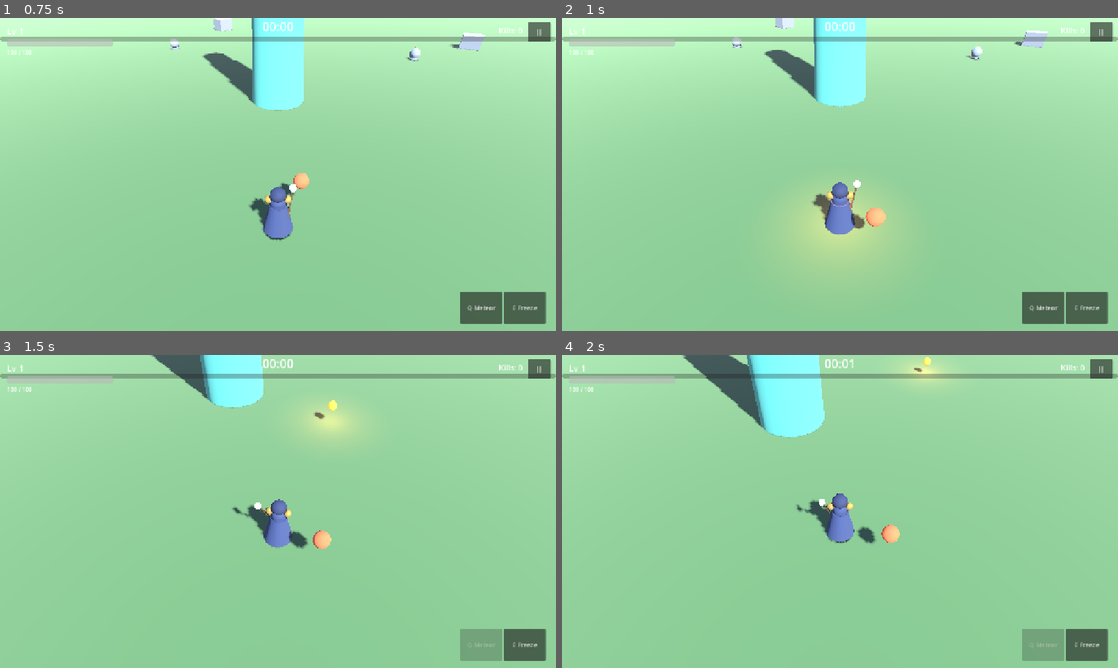
Above: before the commit, frames 1-4 (two rows, left to right).
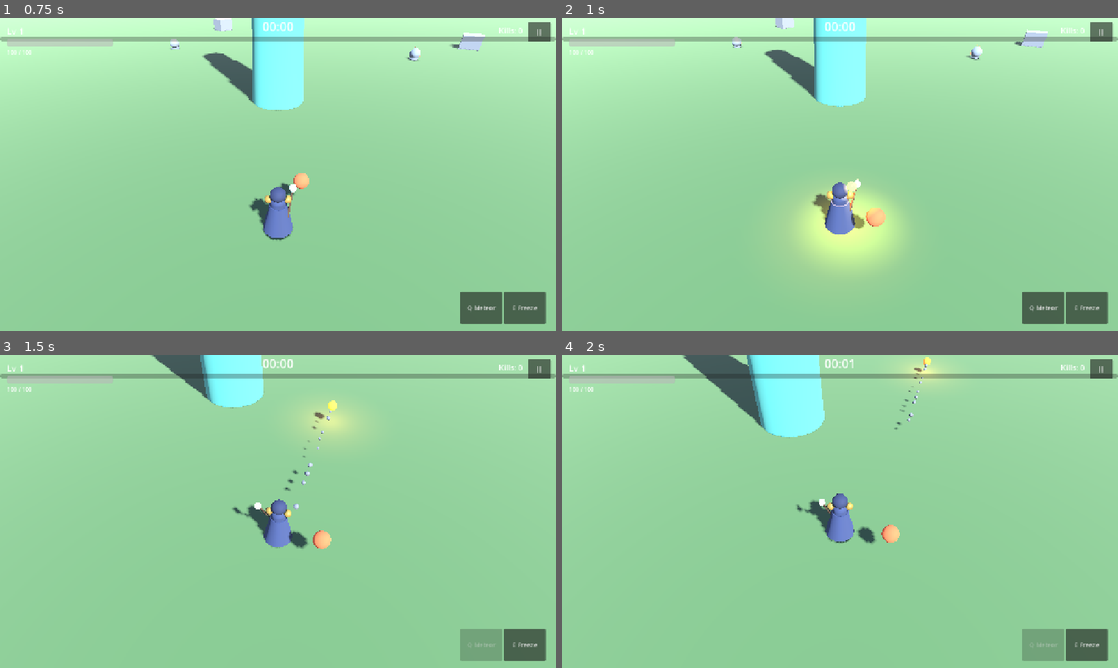
Above: after the commit, the same moments.

Repository: mohsen-niksirat/Horde_Survival_3D
Game: Godot game, scene res://scenes/bootstrap/Boot.tscn
Two runs of this game, one before a commit and one after it. Both use one fixed random seed, a clock stepped at 60 frames per second and the inputs below.
Inputs (mouse positions are in pixels of both pictures, inside the frame that each line leads up to):
- Up to frame 1 (0.75 s): click "PLAY" at 0.5 s
- Up to frame 2 (1 s): no input
- Up to frame 3 (1.5 s): tap Enter at 1.25 s; move the mouse to (305, 511) at 1.27 s; hold W (move_up) from 1.28 s (still down); tap Q (ability_1) at 1.35 s
- Up to frame 4 (2 s): keep holding W (move_up)

Frame 1 is identical in both runs. In frame 2, 1.8% of the frame differs, in the area x 44-60%, y 51-77%; in frame 3, 0.1%; in frame 4, less than 0.1%.

Commit message:
feat(V3): weapon firing visuals — muzzle flashes, per-weapon SFX, trails
- MuzzleFlash pooled VFX (light + tinted glow + forward spike) fires at
  the staff orb on every shot, tinted per weapon id (WEAPON_FLASH_COLORS)
- Distinct procedural fire SFX per weapon: fireball/hellfire (low saw),
  magic_missile/holy_bible (high sine), divine_spear (square), lightning
  (noise crack) — played via fire_weapon so every weapon type sounds
- Fireball: GPUParticles3D ember trail (budget 10, web-compatible) +
  flight flicker on the emission
- Magic Missile: capsule streak mesh along velocity + point light
- Divine Spear: warm point light while flying
- tests/test_v3_weapons.gd V3_WEAPONS_PASS (flash visible during fire,
  all 4 SFX tone caches populated, trail exists, pool firing intact);
  16-suite regression green

Diff:
--- /dev/null
+++ b/scenes/vfx/MuzzleFlash.tscn
@@ -0,0 +1,34 @@
+[gd_scene load_steps=6 format=3 uid="uid://muzzleflash001"]
+
+[ext_resource type="Script" path="res://scenes/vfx/muzzle_flash.gd" id="1"]
+
+[sub_resource type="SphereMesh" id="flash_mesh"]
+radius=0.14
+height=0.28
+
+[sub_resource type="StandardMaterial3D" id="flash_mat"]
+albedo_color=Color(1, 0.9, 0.5, 0.9)
+emission_enabled=true
+emission=Color(1, 0.85, 0.4, 1)
+emission_energy_multiplier=4.0
+transparency=1
+
+[sub_resource type="BoxMesh" id="spike_mesh"]
+size=Vector3(0.05, 0.05, 0.35)
+
+[node name="MuzzleFlash" type="Node3D"]
+script=ExtResource("1")
+
+[node name="Core" type="MeshInstance3D" parent="."]
+mesh=SubResource("flash_mesh")
+surface_material_override/0=SubResource("flash_mat")
+
+[node name="Light" type="OmniLight3D" parent="."]
+omni_range=3.0
+light_color=Color(1, 0.8, 0.4, 1)
+light_energy=3.0
+
+[node name="SpikeFwd" type="MeshInstance3D" parent="."]
+transform=Transform3D(1, 0, 0, 0, 1, 0, 0, 0, 1, 0, 0, -0.2)
+mesh=SubResource("spike_mesh")
+surface_material_override/0=SubResource("flash_mat")
--- /dev/null
+++ b/scenes/vfx/muzzle_flash.gd
@@ -0,0 +1,27 @@
+extends Node3D
+## MuzzleFlash VFX: quick light+glow burst at a weapon muzzle.
+## Pooled; faces the shot direction; self-hides after 0.12s.
+
+const LIFETIME := 0.12
+
+var _life: float = 0.0
+var _active: bool = false
+
+func trigger(pos: Vector3, dir: Vector3) -> void:
+	global_position = pos
+	if dir.length_squared() > 0.01:
+		look_at(pos + dir, Vector3.UP)
+	_life = 0.0
+	_active = true
+	visible = true
+
+func _process(delta: float) -> void:
+	if not _active:
+		return
+	_life += delta
+	var t := _life / LIFETIME
+	scale = Vector3.ONE * (1.0 + t * 1.5)
+	if _life > LIFETIME:
+		_active = false
+		visible = false
+		scale = Vector3.ONE
--- a/scenes/weapons/DivineSpearProjectile.tscn
+++ b/scenes/weapons/DivineSpearProjectile.tscn
@@ -38,3 +38,8 @@
 transform=Transform3D(1, 0, 0, 0, 0, -1, 0, 1, 0, 0, 0.9, 0)
 mesh=SubResource("tip")
 surface_material_override/0=SubResource("mat")
+
+[node name="Light" type="OmniLight3D" parent="."]
+omni_range=3.0
+light_color=Color(1, 0.85, 0.4, 1)
+light_energy=1.6
--- a/scenes/weapons/FireballProjectile.tscn
+++ b/scenes/weapons/FireballProjectile.tscn
@@ -14,6 +14,28 @@
 emission_enabled=true
 emission=Color(1, 0.42, 0.1, 1)
 emission_energy_multiplier=2.0
+
+[sub_resource type="ParticleProcessMaterial" id="trail_process"]
+direction=Vector3(0, 0, 0)
+spread=25.0
+initial_velocity_min=0.3
+initial_velocity_max=0.8
+gravity=Vector3(0, -1.5, 0)
+damping_min=1.0
+damping_max=2.0
+scale_min=0.6
+scale_max=1.4
+
+[sub_resource type="StandardMaterial3D" id="trail_mat"]
+albedo_color=Color(1, 0.5, 0.1, 0.7)
+emission_enabled=true
+emission=Color(1, 0.45, 0.1, 1)
+emission_energy_multiplier=1.6
+transparency=1
+
+[sub_resource type="SphereMesh" id="trail_mesh"]
+radius=0.08
+height=0.16
 
 [node name="FireballProjectile" type="Area3D"]
 collision_layer=4
@@ -32,3 +54,10 @@
 omni_range=4.0
 light_color=Color(1, 0.5, 0.15, 1)
 light_energy=1.5
+
+[node name="Trail" type="GPUParticles3D" parent="."]
+amount=10
+lifetime=0.45
+local_coords=false
+process_material=SubResource("trail_process")
+draw_pass_1=SubResource("trail_mesh")
--- a/scenes/weapons/MagicMissileProjectile.tscn
+++ b/scenes/weapons/MagicMissileProjectile.tscn
@@ -1,19 +1,19 @@
-[gd_scene load_steps=5 format=3 uid="uid://missile0000001"]
+[gd_scene load_steps=6 format=3 uid="uid://missile0000001"]
 
 [ext_resource type="Script" path="res://scenes/weapons/generic_projectile.gd" id="1"]
 
 [sub_resource type="SphereShape3D" id="shape"]
 radius=0.25
 
-[sub_resource type="SphereMesh" id="mesh"]
-radius=0.18
-height=0.36
+[sub_resource type="CapsuleMesh" id="mesh"]
+radius=0.12
+height=0.55
 
 [sub_resource type="StandardMaterial3D" id="mat"]
 albedo_color=Color(0.55, 0.75, 1, 1)
 emission_enabled=true
 emission=Color(0.5, 0.7, 1, 1)
-emission_energy_multiplier=1.8
+emission_energy_multiplier=2.4
 
 [node name="MagicMissileProjectile" type="Area3D"]
 collision_layer=4
@@ -25,5 +25,11 @@
 shape=SubResource("shape")
 
 [node name="Mesh" type="MeshInstance3D" parent="."]
+transform=Transform3D(1, 0, 0, 0, 0, -1, 0, 1, 0, 0, 0, 0)
 mesh=SubResource("mesh")
 surface_material_override/0=SubResource("mat")
+
+[node name="Light" type="OmniLight3D" parent="."]
+omni_range=2.5
+light_color=Color(0.5, 0.7, 1, 1)
+light_energy=1.2
--- a/scenes/weapons/fireball_projectile.gd
+++ b/scenes/weapons/fireball_projectile.gd
@@ -39,6 +39,10 @@
 		_deactivate()
 		return
 	global_position += _velocity * delta
+	# Flicker the glow while flying
+	var mat: StandardMaterial3D = ($Mesh as MeshInstance3D).get_surface_override_material(0)
+	if mat != null:
+		mat.emission_energy_multiplier = 2.0 + sin(_life * 30.0) * 0.5
 	# Despawn outside arena
 	if absf(global_position.x) > 62.0 or absf(global_position.z) > 62.0:
 		_deactivate()
--- a/scripts/weapons/weapon_controller.gd
+++ b/scripts/weapons/weapon_controller.gd
@@ -5,7 +5,20 @@
 const SCENE_MAGIC_MISSILE := "res://scenes/weapons/MagicMissileProjectile.tscn"
 const SCENE_SPEAR := "res://scenes/weapons/DivineSpearProjectile.tscn"
 const SCENE_LIGHTNING_VFX := "res://scenes/weapons/LightningStrike.tscn"
+const SCENE_MUZZLE_FLASH := "res://scenes/vfx/MuzzleFlash.tscn"
 const LIGHTNING_VFX_POOL := 6
+const MUZZLE_POOL := 4
+## Muzzle position relative to the player (staff orb height)
+const MUZZLE_HEIGHT := 1.2
+## Visual color per weapon id (flash tint)
+const WEAPON_FLASH_COLORS := {
+	"fireball": Color(1.0, 0.5, 0.15),
+	"magic_missile": Color(0.55, 0.75, 1.0),
+	"holy_bible": Color(1.0, 0.9, 0.4),
+	"divine_spear": Color(1.0, 0.85, 0.4),
+	"lightning": Color(0.65, 0.8, 1.0),
+	"hellfire": Color(1.0, 0.35, 0.1),
+}
 
 var weapons: Array = []
 
@@ -15,6 +28,8 @@
 var _orbit_root: Node3D
 var _lightning_pool: Array = []
 var _lightning_idx: int = 0
+var _muzzle_pool: Array = []
+var _muzzle_idx: int = 0
 
 func setup(player: CharacterBody3D, enemy_manager: Node, projectile_root: Node3D) -> void:
 	_player = player
@@ -32,6 +47,12 @@
 		vfx.visible = false
 		_projectile_root.add_child(vfx)
 		_lightning_pool.append(vfx)
+	var flash_scene: PackedScene = load(SCENE_MUZZLE_FLASH)
+	for i in range(MUZZLE_POOL):
+		var flash := flash_scene.instantiate()
+		flash.visible = false
+		_projectile_root.add_child(flash)
+		_muzzle_pool.append(flash)
 
 func add_weapon(weapon_data: WeaponData) -> void:
 	var inst := WeaponInstance.new()
@@ -67,6 +88,7 @@
 			pass  # handled by orbit node
 		_:
 			_fire_projectile(weapon, player, target)
+	_play_fire_sfx(weapon.data.id)
 
 func _fire_projectile(weapon: WeaponInstance, player: Node3D, target: Node3D) -> void:
 	_spawn_projectile(weapon, player, target, weapon.data.projectile_scene)
@@ -76,15 +98,15 @@
 
 func _spawn_projectile(weapon: WeaponInstance, player: Node3D, target: Node3D, scene_path: String) -> void:
 	var count := weapon.get_projectile_count()
-	var spawn_pos := player.global_position + Vector3(0, 1.2, 0)
+	var spawn_pos := player.global_position + Vector3(0, MUZZLE_HEIGHT, 0)
 	var might: float = player.get_stat("might")
 	var area_mult: float = player.get_stat("area_mult")
 	var pool_manager: Node = get_node("/root/PoolManager")
+	var aim := target.global_position + Vector3(0, 0.5, 0) - spawn_pos
 	for i in range(count):
 		var proj: Node3D = pool_manager.acquire(scene_path)
 		pool_manager.tag(proj, scene_path)
 		_projectile_root.add_child(proj)
-		var aim := target.global_position + Vector3(0, 0.5, 0) - spawn_pos
 		if i > 0:
 			var spread := deg_to_rad(8.0 * i) * (1 if i % 2 == 1 else -1)
 			aim = aim.rotated(Vector3.UP, spread)
@@ -105,7 +127,37 @@
 			)
 			if proj is Area3D:
 				proj.rotation.y = atan2(aim.x, aim.z)
+	_muzzle_flash(player, aim.normalized(), weapon.data.id)
 	PerformanceManager.active_projectiles = _projectile_root.get_child_count()
+
+## Quick light burst at the staff orb, tinted per weapon.
+func _muzzle_flash(player: Node3D, dir: Vector3, weapon_id: String) -> void:
+	if _muzzle_pool.is_empty():
+		return
+	var flash: Node3D = _muzzle_pool[_muzzle_idx]
+	_muzzle_idx = (_muzzle_idx + 1) % _muzzle_pool.size()
+	flash.global_position = player.global_position + Vector3(0.38, MUZZLE_HEIGHT + 0.55, 0)
+	flash.trigger(flash.global_position, dir)
+	var tint: Color = WEAPON_FLASH_COLORS.get(weapon_id, Color(1, 0.9, 0.5))
+	var core: MeshInstance3D = flash.get_node_or_null("Core")
+	if core != null and core.get_surface_override_material(0) != null:
+		var mat: StandardMaterial3D = core.get_surface_override_material(0)
+		mat.albedo_color = Color(tint.r, tint.g, tint.b, 0.9)
+		mat.emission = tint
+
+## Distinct fire sound per weapon id.
+func _play_fire_sfx(weapon_id: String) -> void:
+	match weapon_id:
+		"fireball", "hellfire":
+			AudioManager.play_tone("shoot_fireball", 170.0, 0.1, "saw", -8.0)
+		"magic_missile", "holy_bible":
+			AudioManager.play_tone("shoot_missile", 880.0, 0.07, "sine", -12.0)
+		"divine_spear":
+			AudioManager.play_tone("shoot_spear", 480.0, 0.12, "square", -10.0)
+		"lightning":
+			AudioManager.play_tone("shoot_lightning", 100.0, 0.14, "noise", -6.0)
+		_:
+			AudioManager.play_game_sfx("weapon_fire")
 
 func _fire_aoe_strike(weapon: WeaponInstance, player: Node3D, target: Node3D) -> void:
 	# Round-robin pooled lightning VFX
--- /dev/null
+++ b/tests/test_v3_weapons.gd
@@ -0,0 +1,102 @@
+extends SceneTree
+## V3 validation: muzzle flash fires at the staff, per-weapon fire SFX
+## tone caches populate, fireball has an ember trail.
+
+var failures := 0
+
+func _initialize() -> void:
+	var main_ps: PackedScene = load("res://scenes/main/Main.tscn")
+	var main := main_ps.instantiate()
+	root.add_child(main)
+	for i in range(4):
+		await process_frame
+		await physics_frame
+
+	var player: CharacterBody3D = main.get_node("World/Player")
+	var em: Node = main.get_node("EnemyManager")
+	var game_manager := root.get_node("GameManager")
+	game_manager.state = game_manager.State.PLAYING
+	main.get_node("WaveManager").stop()
+	em.clear_all()
+	var pool_manager := root.get_node("PoolManager")
+	var audio := root.get_node("AudioManager")
+
+	# --- Fireball: muzzle flash appears + tone cached ---
+	# Use a tank so it survives the first hits while we watch for the flash.
+	var proj_root: Node3D = main.get_node("Projectiles")
+	em.queue_spawn(load("res://data/enemies/tank_golem.tres"), player.global_position + Vector3(8, 0, 0), player, 1.0, 1.0, 1.0)
+	var flash_found := false
+	for i in range(60):
+		await process_frame
+		await physics_frame
+		for child in proj_root.get_children():
+			if child.visible and child.name.contains("MuzzleFlash"):
+				flash_found = true
+		if flash_found and audio._tone_cache.has("shoot_fireball"):
+			break
+	_check(flash_found, "muzzle flash spawned and visible on fire")
+	_check(audio._tone_cache.has("shoot_fireball"), "fireball SFX tone cached")
+	_check(pool_manager.get_pool_stats("res://scenes/weapons/FireballProjectile.tscn").get("created", 0) >= 1, "fireball fired through pool")
+
+	# --- Fireball scene has the trail ---
+	var fireball_scene: PackedScene = load("res://scenes/weapons/FireballProjectile.tscn")
+	var inst := fireball_scene.instantiate()
+	var trail := inst.get_node_or_null("Trail")
+	_check(trail != null and trail is GPUParticles3D, "fireball has ember trail")
+	inst.queue_free()
+
+	# --- Missile + spear SFX tones cache on their next fire ---
+	em.clear_all()
+	_purge(proj_root, pool_manager)
+	player.weapon_controller.weapons.clear()
+	player.weapon_controller.add_weapon(load("res://data/weapons/magic_missile.tres"))
+	em.queue_spawn(load("res://data/enemies/basic_drone.tres"), player.global_position + Vector3(8, 0, 0), player, 1.0, 1.0, 1.0)
+	for i in range(40):
+		await process_frame
+		await physics_frame
+	_check(audio._tone_cache.has("shoot_missile"), "missile SFX tone cached")
+
+	player.weapon_controller.weapons.clear()
+	player.weapon_controller.add_weapon(load("res://data/weapons/divine_spear.tres"))
+	em.clear_all()
+	_purge(proj_root, pool_manager)
+	em.queue_spawn(load("res://data/enemies/basic_drone.tres"), player.global_position + Vector3(10, 0, 0), player, 1.0, 1.0, 1.0)
+	for i in range(40):
+		await process_frame
+		await physics_frame
+	_check(audio._tone_cache.has("shoot_spear"), "spear SFX tone cached")
+
+	player.weapon_controller.weapons.clear()
+	player.weapon_controller.add_weapon(load("res://data/weapons/lightning.tres"))
+	em.clear_all()
+	_purge(proj_root, pool_manager)
+	# Tank survives long enough for the 1.5s lightning cooldown to elapse
+	em.queue_spawn(load("res://data/enemies/tank_golem.tres"), player.global_position + Vector3(5, 0, 0), player, 1.0, 1.0, 1.0)
+	for i in range(120):
+		await process_frame
+		await physics_frame
+		if audio._tone_cache.has("shoot_lightning"):
+			break
+	_check(audio._tone_cache.has("shoot_lightning"), "lightning SFX tone cached")
+
+	# --- Muzzle flash colors differ per weapon (spot-check dict) ---
+	var wc: Node = player.weapon_controller
+	_check(wc.WEAPON_FLASH_COLORS.has("fireball") and wc.WEAPON_FLASH_COLORS.has("lightning"), "flash color table populated")
+
+	if failures == 0:
+		print("V3_WEAPONS_PASS")
+	else:
+		print("V3_WEAPONS_FAIL failures=", failures)
+	quit(0 if failures == 0 else 1)
+
+func _purge(proj_root: Node3D, pm: Node) -> void:
+	for proj in proj_root.get_children():
+		if proj.has_meta("pool_scene"):
+			pm.release(proj)
+
+func _check(cond: bool, label: String) -> void:
+	if cond:
+		print("OK: ", label)
+	else:
+		push_error("FAIL: " + label)
+		failures += 1
--- /dev/null
+++ b/tests/v3p2.gd
@@ -0,0 +1,32 @@
+extends SceneTree
+
+func _initialize() -> void:
+	var main_ps: PackedScene = load("res://scenes/main/Main.tscn")
+	var main = main_ps.instantiate()
+	root.add_child(main)
+	for i in range(4):
+		await process_frame
+		await physics_frame
+	var player: CharacterBody3D = main.get_node("World/Player")
+	var em: Node = main.get_node("EnemyManager")
+	var game_manager = root.get_node("GameManager")
+	game_manager.state = game_manager.State.PLAYING
+	main.get_node("WaveManager").stop()
+	em.clear_all()
+	player.experience.xp_to_next = 999999.0
+	var audio = root.get_node("AudioManager")
+	em.queue_spawn(load("res://data/enemies/basic_drone.tres"), player.global_position + Vector3(8, 0, 0), player, 1.0, 1.0, 1.0)
+	for i in range(40):
+		await process_frame
+		await physics_frame
+	print("enemies=", em.enemy_count(), " tone keys=", audio._tone_cache.keys())
+	var proj_root: Node3D = main.get_node("Projectiles")
+	for c in proj_root.get_children():
+		if c.name.contains("Muzzle") or c.name.contains("Flash") or c.name.begins_with("@") and c.visible:
+			print("child: ", c.name, " visible=", c.visible, " pos=", c.global_position)
+	# flash pool check
+	var wc = player.weapon_controller
+	print("muzzle pool size=", wc._muzzle_pool.size())
+	for f in wc._muzzle_pool:
+		print("  flash: ", f.name, " visible=", f.visible)
+	quit(0)
--- /dev/null
+++ b/tests/v3p3.gd
@@ -0,0 +1,36 @@
+extends SceneTree
+
+func _initialize() -> void:
+	var main_ps: PackedScene = load("res://scenes/main/Main.tscn")
+	var main = main_ps.instantiate()
+	root.add_child(main)
+	for i in range(4):
+		await process_frame
+		await physics_frame
+	var player: CharacterBody3D = main.get_node("World/Player")
+	var em: Node = main.get_node("EnemyManager")
+	var game_manager = root.get_node("GameManager")
+	game_manager.state = game_manager.State.PLAYING
+	main.get_node("WaveManager").stop()
+	em.clear_all()
+	player.experience.xp_to_next = 999999.0
+	var proj_root: Node3D = main.get_node("Projectiles")
+	var wc = player.weapon_controller
+	em.queue_spawn(load("res://data/enemies/basic_drone.tres"), player.global_position + Vector3(8, 0, 0), player, 1.0, 1.0, 1.0)
+	var saw_visible := false
+	for i in range(60):
+		await process_frame
+		await physics_frame
+		for c in wc._muzzle_pool:
+			if c.visible:
+				saw_visible = true
+		if saw_visible:
+			print("flash visible at frame ", i)
+			break
+	print("saw_visible=", saw_visible)
+	print("muzzle pool nodes: ", wc._muzzle_pool)
+	# check the pool nodes are actually in tree and their script works
+	var f = wc._muzzle_pool[0]
+	print("flash script=", f.get_script())
+	print("flash has trigger=", f.has_method("trigger"))
+	quit(0)
Not shown: 1 places in scenes/weapons/FireballProjectile.tscn that only renumber resources
